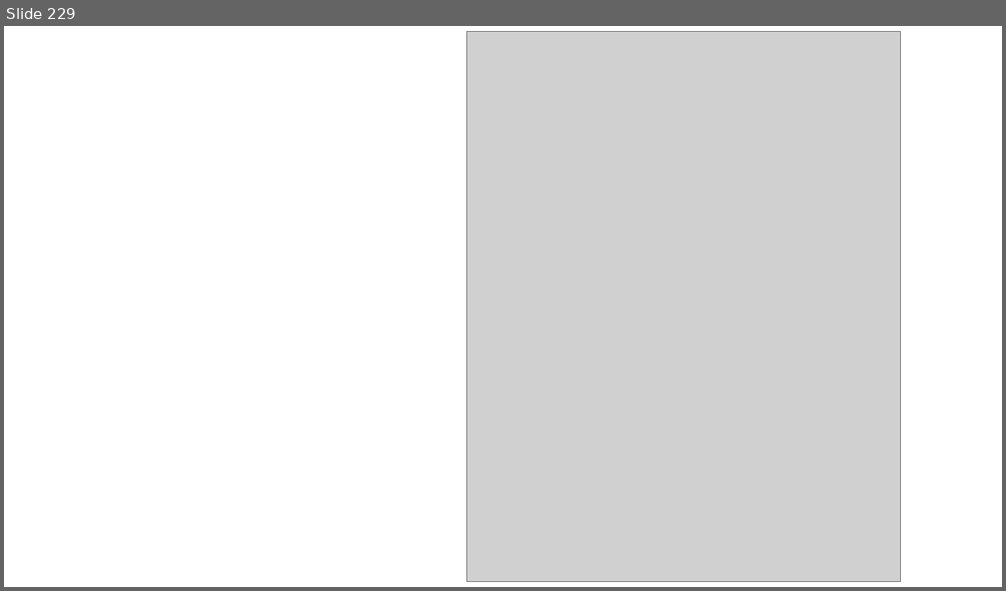
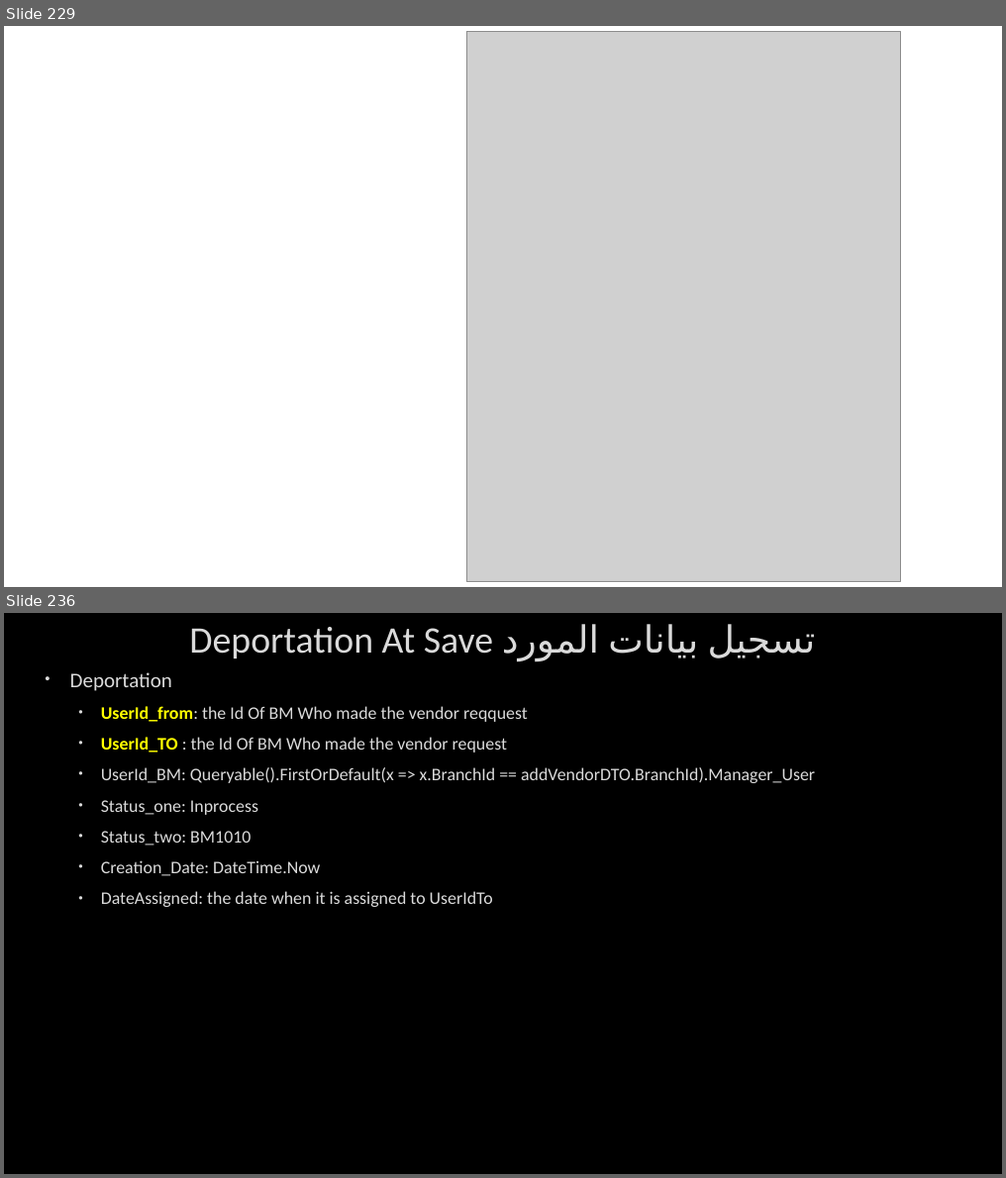
Before and after one commit to AhmedMohamedSamir1/Summary, a slide deck: Dot Net/Business.pptx. Shown one above the other, each under a label of ours: slide 229 before the commit, slides 229 and 236 after it; the slides between them are not shown. The pictures are 1006x591 and 1006x1178 pixels, drawn with LibreOffice and Linux fonts; fonts in the diff are those of the drawing; grey boxes stand for pictures; background and template pictures are left out. Boxes give left, top, right and bottom in pixels: in the first picture for what was removed or moved away, otherwise in the second. Text is boxed around its words. In the diff, an @@ line names an element or a change of style, - is before the commit and + after.

```diff
--- a/Dot Net/Business.pptx
+++ b/Dot Net/Business.pptx
@@ slide 236 added at box(4, 613, 1002, 1174), background picture (left out) @@
@@ title added at box(189, 624, 816, 659), 36 pt, text #DADADA @@
+Deportation At Save تسجيل بيانات المورد
@@ text added at box(70, 672, 815, 907), 17 pt, text #DADADA @@
+• Deportation
+  • UserId_from: the Id Of BM Who made the vendor reqquest
+  • UserId_TO : the Id Of BM Who made the vendor request
+  • UserId_BM: Queryable().FirstOrDefault(x => x.BranchId == addVendorDTO.BranchId).Manager_User
+  • Status_one: Inprocess
+  • Status_two: BM1010
+  • Creation_Date: DateTime.Now
+  • DateAssigned: the date when it is assigned to UserIdTo
```
Also in this commit, not shown: 1 slide changed, 7 other slides added, 3 other files.
